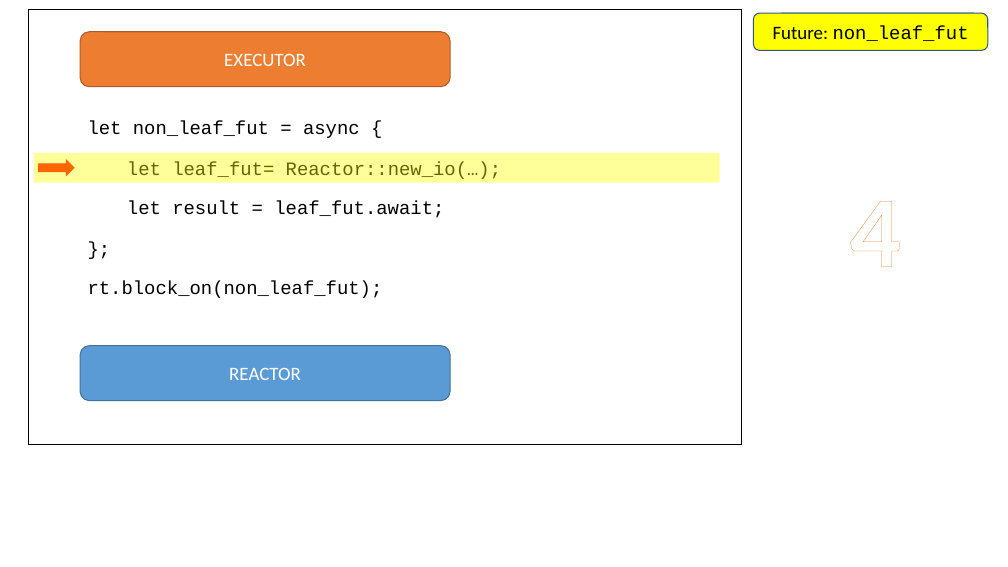
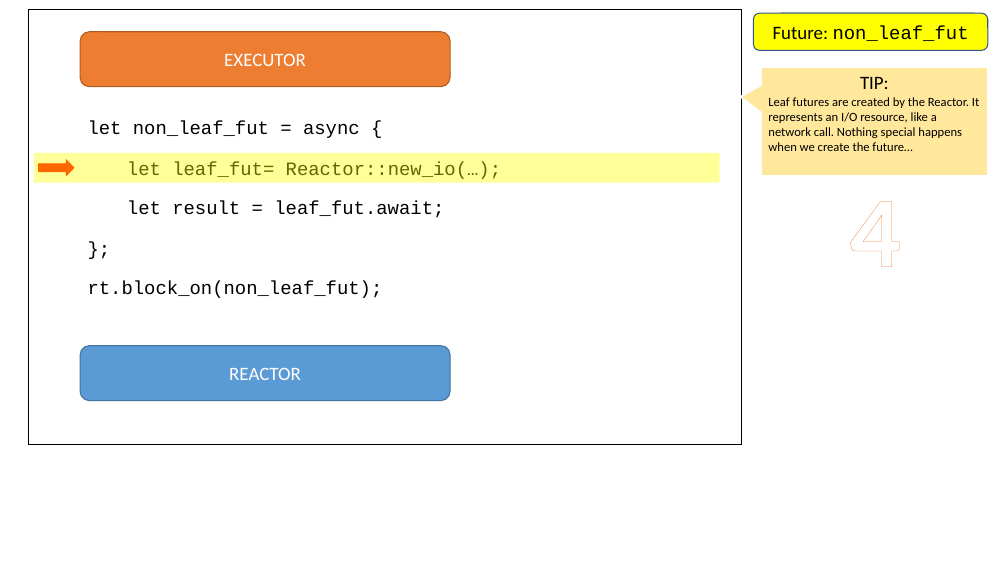
Before and after one commit to pedromfedricci/books-futures-explained, a slide deck: slide 5 of resources/futures_animation.pptx. Drawn at 1008x567 pixels with LibreOffice and Linux fonts; fonts in the diff are those of the drawing. Boxes give left, top, right and bottom in pixels: in the first picture for what was removed or moved away, otherwise in the second. Text is boxed around its words. In the diff, an @@ line names an element or a change of style, - is before the commit and + after.

```diff
--- a/resources/futures_animation.pptx
+++ b/resources/futures_animation.pptx
@@ speech box added at (x1=761, y1=67, x2=988, y2=176), fill #FFE79B, outline #FFFFFF 1.5 pt, 12 pt, text #000000 @@
+TIP:
+Leaf futures are created by the Reactor. It represents an I/O resource, like a network call. Nothing special happens when we create the future…
```
Also in this commit, not shown: 16 other slides changed, 1 slide removed, 17 other files.
